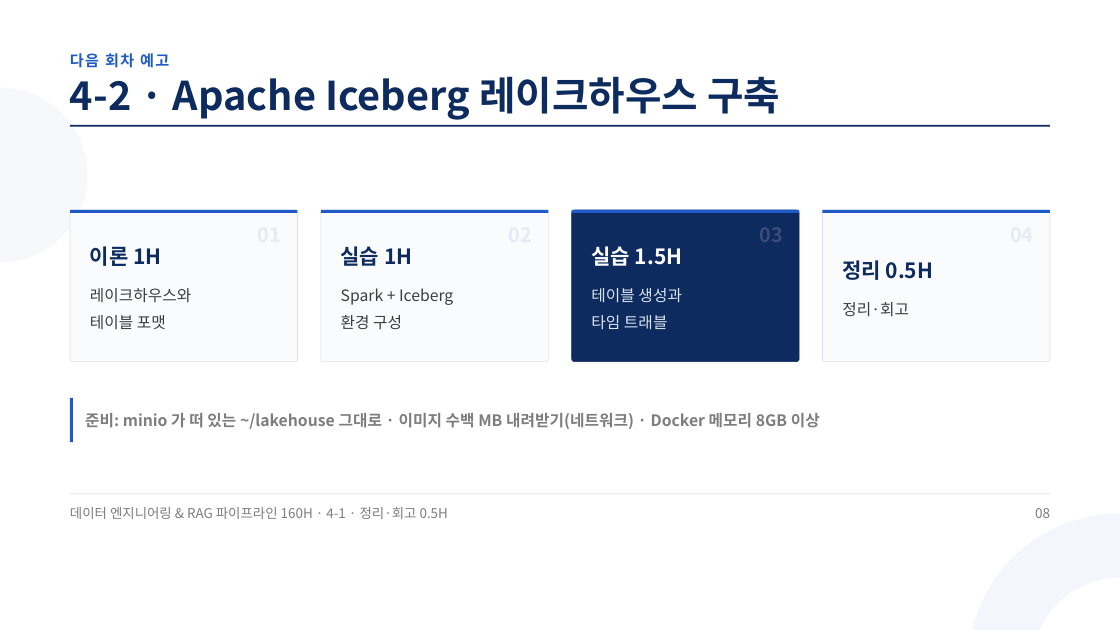
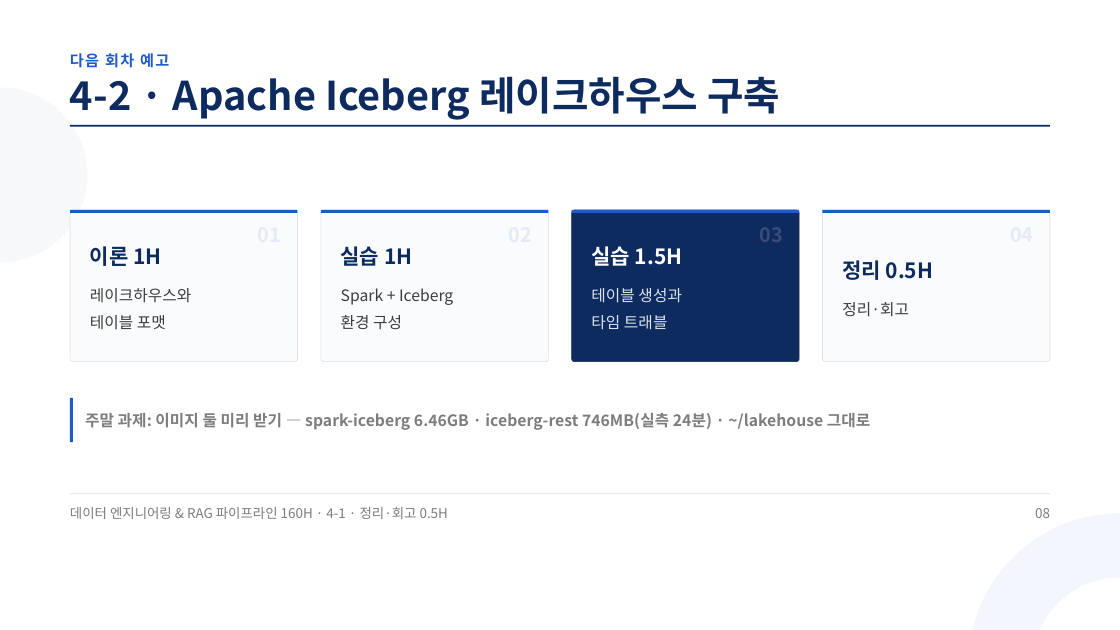
Before and after one commit to aebonlee/materials, a slide deck: slide 8 of data-eng/decks/w4d1s4.pptx. Drawn at 1120x630 pixels with LibreOffice and Linux fonts; fonts in the diff are those of the drawing. Boxes give left, top, right and bottom in pixels: in the first picture for what was removed or moved away, otherwise in the second. Text is boxed around its words. In the diff, an @@ line names an element or a change of style, - is before the commit and + after.

Commit message:
data-eng 4-1 정리 덱 — 주말 과제(4-2 이미지 미리 받기)

```diff
--- a/data-eng/decks/w4d1s4.pptx
+++ b/data-eng/decks/w4d1s4.pptx
@@ text at (85,413,870,430): text changed @@
-준비: minio 가 떠 있는 ~/lakehouse 그대로 · 이미지 수백 MB 내려받기(네트워크) · Docker 메모리 8GB 이상
+주말 과제: 이미지 둘 미리 받기 — spark-iceberg 6.46GB · iceberg-rest 746MB(실측 24분) · ~/lakehouse 그대로
```
Also in this commit, not shown: 1 other slide changed, 3 other files.
